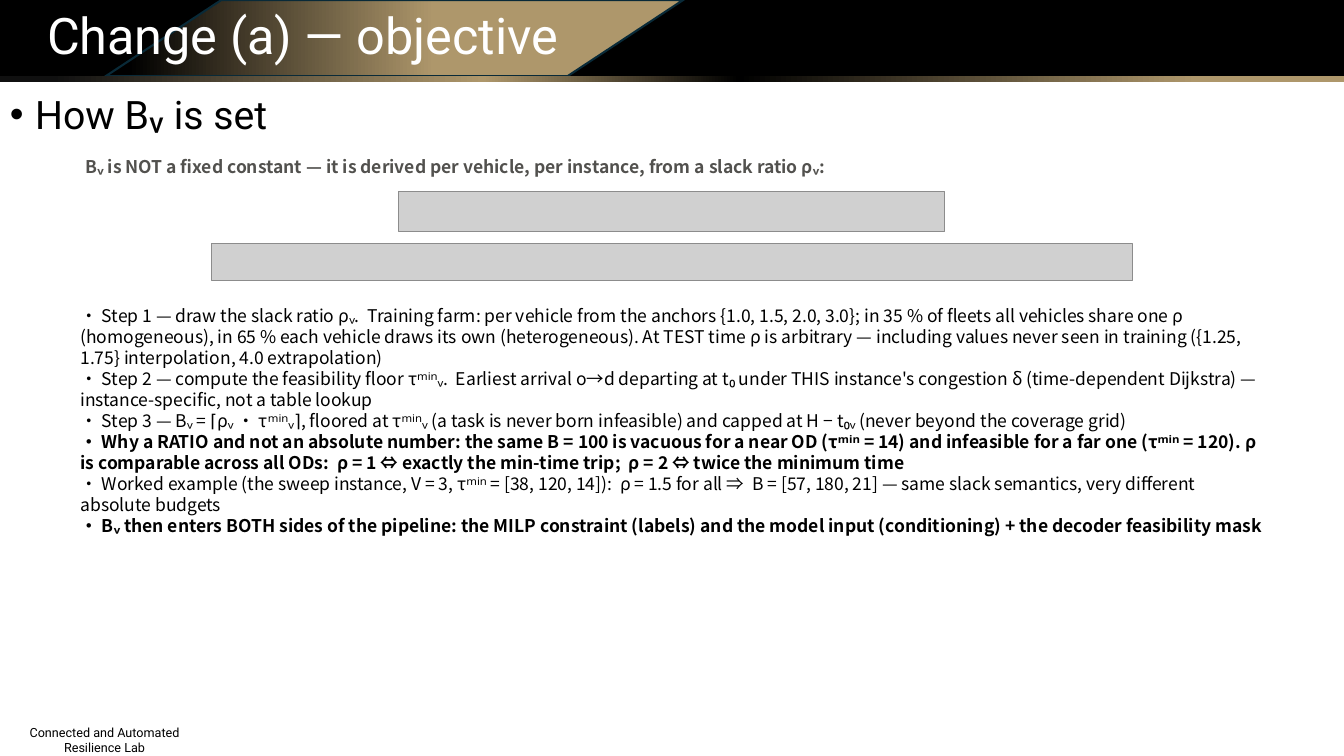
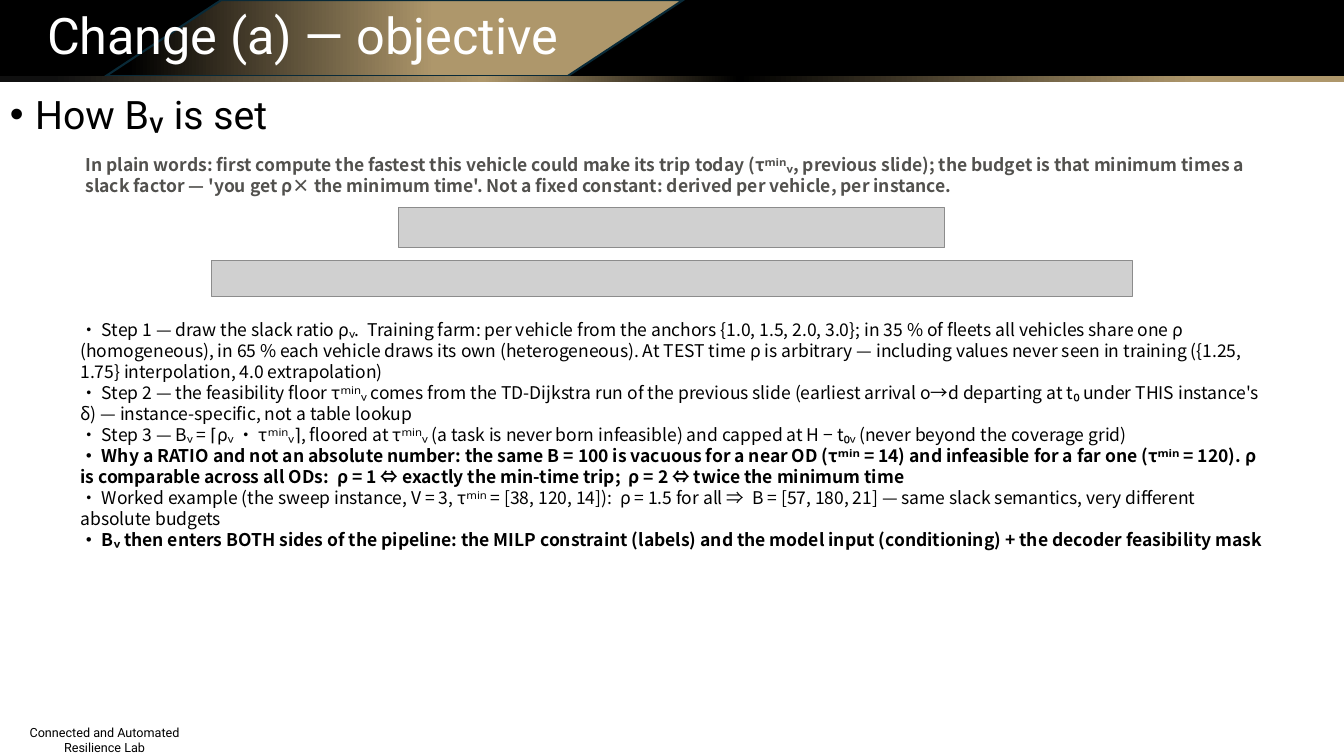
Before and after one commit to Dylan-Wyl10/RoboSense, a slide deck: slide 10 of experiments/20260804-budget-conditioning/ppt/sensing_routing_method_and_results.pptx (slide 9 before the commit). Drawn at 1344x756 pixels with LibreOffice and Linux fonts; fonts in the diff are those of the drawing; grey boxes stand for pictures; background and template pictures are left out. Boxes give left, top, right and bottom in pixels: in the first picture for what was removed or moved away, otherwise in the second. Text is boxed around its words. In the diff, an @@ line names an element or a change of style, - is before the commit and + after.

Commit message:
deck: add 'Step 0: earliest arrival' TD-Dijkstra slide (pseudocode codebox, FIFO correctness, where-it-runs) before the Bv slide; plain-words intro on Bv slide

```diff
--- a/experiments/20260804-budget-conditioning/ppt/sensing_routing_method_and_results.pptx
+++ b/experiments/20260804-budget-conditioning/ppt/sensing_routing_method_and_results.pptx
@@ text at <box>85,156,1244,196</box>: text changed @@
-Bᵥ is NOT a fixed constant — it is derived per vehicle, per instance, from a slack ratio ρᵥ:
+In plain words: first compute the fastest this vehicle could make its trip today (τᵐⁱⁿᵥ, previous slide); the budget is that minimum times a slack factor — 'you get ρ× the minimum time'. Not a fixed constant: derived per vehicle, per instance.
@@ 2 pictures, 1 text: place and size @@
-2 pictures, 1 text at <box>80,192,1261,537</box>
+2 pictures, 1 text at <box>80,208,1261,551</box>
@@ text at <box>80,385,1259,424</box>: text changed @@
-• Step 2 — compute the feasibility floor τᵐⁱⁿᵥ. Earliest arrival o→d departing at t₀ under THIS instance's congestion δ (time-dependent Dijkstra) — instance-specific, not a table lookup
+• Step 2 — the feasibility floor τᵐⁱⁿᵥ comes from the TD-Dijkstra run of the previous slide (earliest arrival o→d departing at t₀ under THIS instance's δ) — instance-specific, not a table lookup
```
Also in this commit, not shown: 1 slide added, 2 other files.
